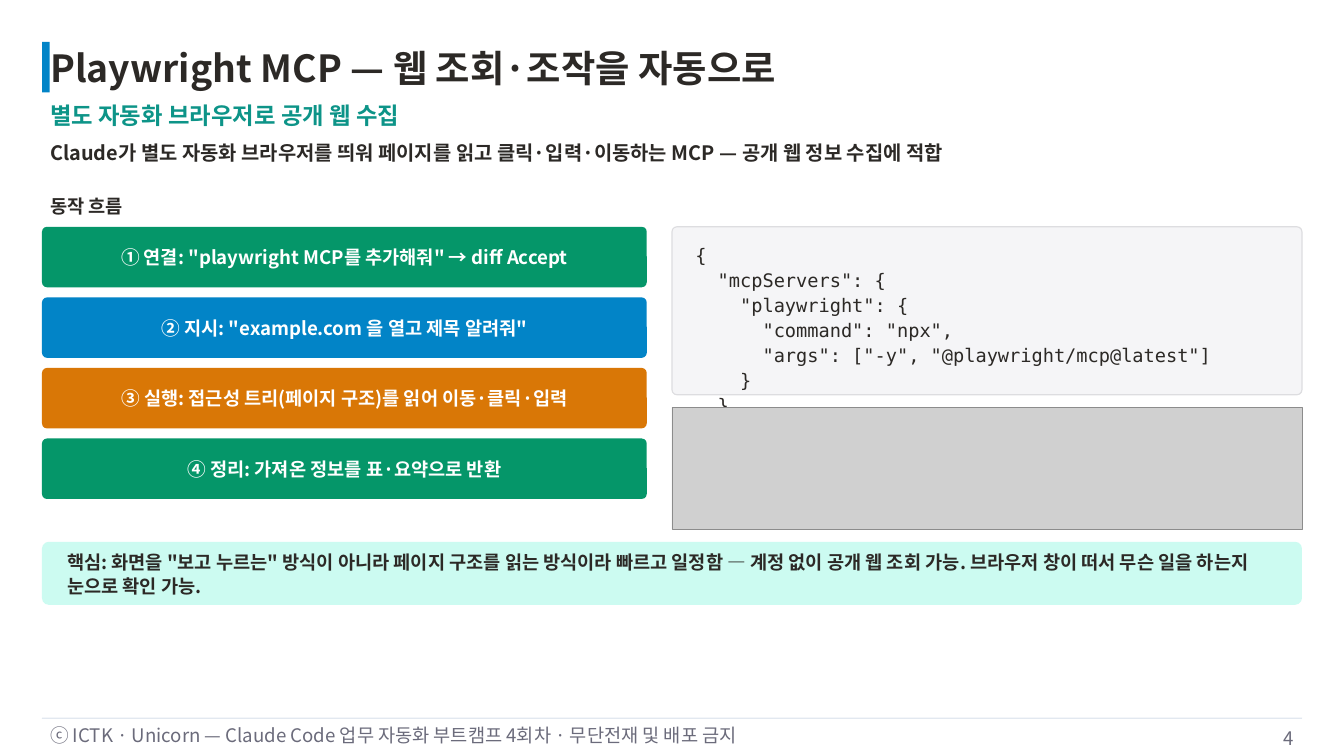
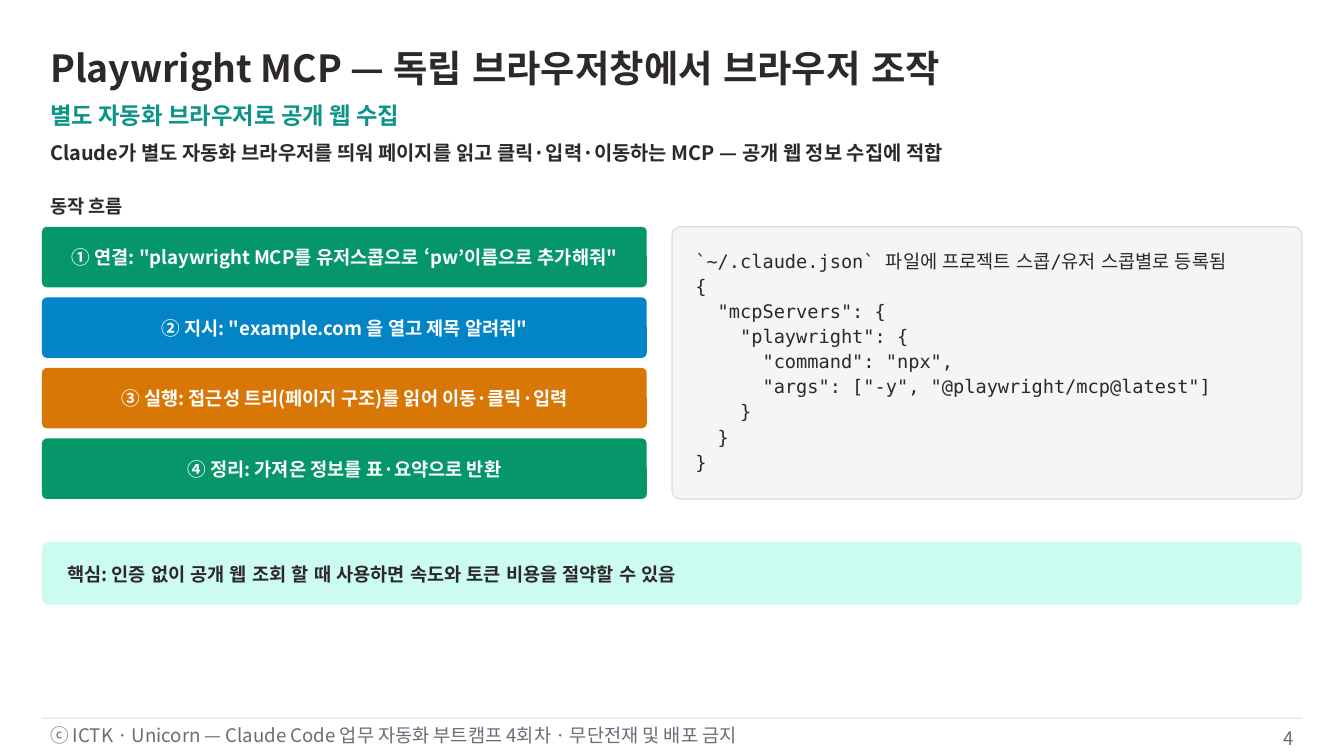
Before and after one commit to unicorn-campus/ai-automation, a slide deck: slide 4 of decks/04-skill-advanced-mcp/4회차-Skill심화-웹MCP-MCP개발.pptx. Drawn at 1344x756 pixels with LibreOffice and Linux fonts; fonts in the diff are those of the drawing; grey boxes stand for pictures. Boxes give left, top, right and bottom in pixels: in the first picture for what was removed or moved away, otherwise in the second. Text is boxed around its words. In the diff, an @@ line names an element or a change of style, - is before the commit and + after.

```diff
--- a/decks/04-skill-advanced-mcp/4회차-Skill심화-웹MCP-MCP개발.pptx
+++ b/decks/04-skill-advanced-mcp/4회차-Skill심화-웹MCP-MCP개발.pptx
@@ rectangle removed at (x1=42, y1=42, x2=50, y2=92) @@
@@ text at (x1=50, y1=50, x2=940, y2=91): text changed @@
-Playwright MCP — 웹 조회·조작을 자동으로
+Playwright MCP — 독립 브라우저창에서 브라우저 조작
@@ rounded rectangle resized from (x1=672, y1=227, x2=1302, y2=395) to (x1=672, y1=227, x2=1302, y2=499) @@
@@ text at (x1=72, y1=248, x2=617, y2=269): text changed @@
-① 연결: "playwright MCP를 추가해줘" → diff Accept
+① 연결: "playwright MCP를 유저스콥으로 ‘pw’이름으로 추가해줘"
@@ text at (x1=695, y1=252, x2=1226, y2=272): paragraph added @@
+`~/.claude.json` 파일에 프로젝트 스콥/유저 스콥별로 등록됨
@@ picture removed at (x1=672, y1=407, x2=1302, y2=529) @@
@@ text at (x1=67, y1=562, x2=676, y2=587): text changed @@
-핵심: 화면을 "보고 누르는" 방식이 아니라 페이지 구조를 읽는 방식이라 빠르고 일정함 — 계정 없이 공개 웹 조회 가능. 브라우저 창이 떠서 무슨 일을 하는지 눈으로 확인 가능.
+핵심: 인증 없이 공개 웹 조회 할 때 사용하면 속도와 토큰 비용을 절약할 수 있음
```
Also in this commit, not shown: 9 other slides changed, 6 slides added, 1 slide removed, 20 other files.
